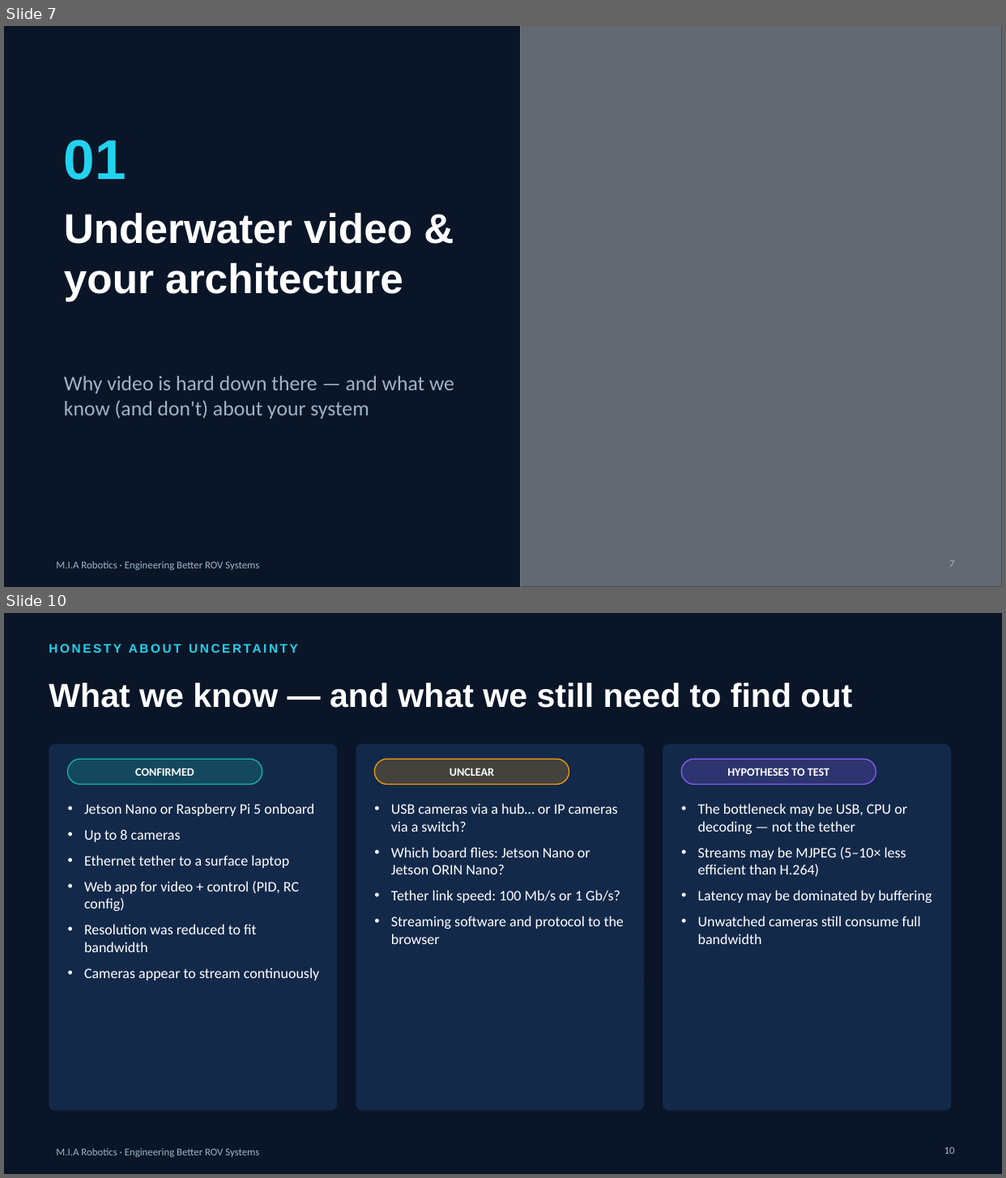
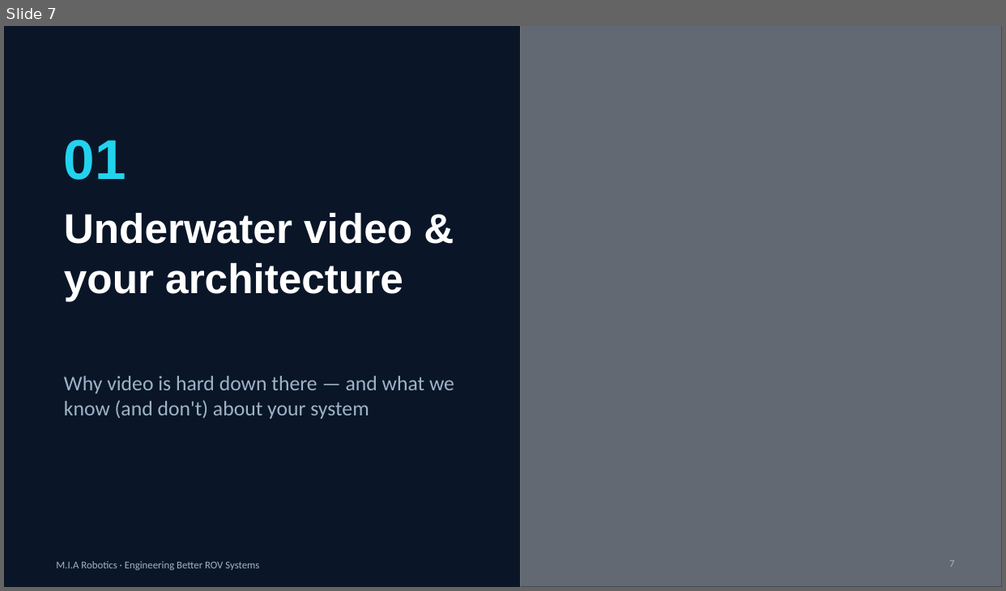
Before and after one commit to YoussefAbbas2001/video-streaming, a slide deck: presentation/MIA_Robotics_Workshop.pptx. Shown one above the other, each under a label of ours: slides 7 and 10 before the commit, slide 7 after it; the slides between them are not shown. The pictures are 1006x1178 and 1006x591 pixels, drawn with LibreOffice and Linux fonts; fonts in the diff are those of the drawing; grey boxes stand for pictures. Boxes give left, top, right and bottom in pixels: in the first picture for what was removed or moved away, otherwise in the second. Text is boxed around its words. In the diff, an @@ line names an element or a change of style, - is before the commit and + after.

```diff
--- a/presentation/MIA_Robotics_Workshop.pptx
+++ b/presentation/MIA_Robotics_Workshop.pptx
@@ slide 10 removed at box(4, 613, 1002, 1174), background #0A1628; not listed: 1 template element that a slide beside it also shows @@
@@ text removed at box(49, 637, 798, 659) @@
-HONESTY ABOUT UNCERTAINTY
@@ title removed at box(49, 683, 852, 708) @@
-What we know — and what we still need to find out
@@ rounded rectangle removed at box(49, 744, 337, 1111) @@
@@ rounded rectangle removed at box(356, 744, 644, 1111) @@
@@ rounded rectangle removed at box(663, 744, 951, 1111) @@
@@ rounded rectangle removed at box(68, 759, 262, 785) @@
@@ text removed at box(135, 768, 194, 776) @@
-CONFIRMED
@@ rounded rectangle removed at box(374, 759, 569, 785) @@
@@ text removed at box(450, 768, 494, 776) @@
-UNCLEAR
@@ rounded rectangle removed at box(681, 759, 876, 785) @@
@@ text removed at box(727, 768, 829, 776) @@
-HYPOTHESES TO TEST
@@ text removed at box(84, 803, 319, 981) @@
-• Jetson Nano or Raspberry Pi 5 onboard
-• Up to 8 cameras
-• Ethernet tether to a surface laptop
-• Web app for video + control (PID, RC config)
-• Resolution was reduced to fit bandwidth
-• Cameras appear to stream continuously
@@ text removed at box(391, 803, 624, 944) @@
-• USB cameras via a hub… or IP cameras via a switch?
-• Which board flies: Jetson Nano or Jetson ORIN Nano?
-• Tether link speed: 100 Mb/s or 1 Gb/s?
-• Streaming software and protocol to the browser
@@ text removed at box(698, 803, 931, 944) @@
-• The bottleneck may be USB, CPU or decoding — not the tether
-• Streams may be MJPEG (5–10× less efficient than H.264)
-• Latency may be dominated by buffering
-• Unwatched cameras still consume full bandwidth
@@ page number removed at box(944, 1148, 955, 1154) @@
-10
```
Also in this commit, not shown: 73 slides changed.
